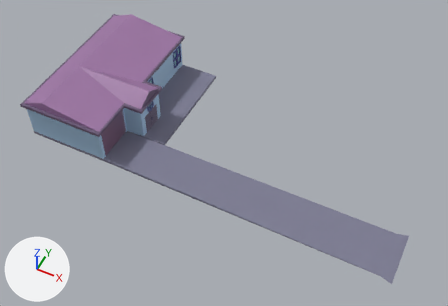
One commit to the FBX model My project/Assets/3DAssets/FinalPrefabs/NewGrannyHouse.fbx: the scene before it, then after it.
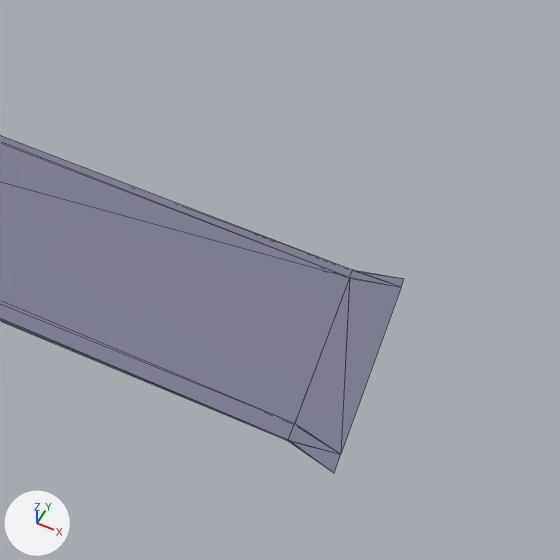
Each version is shown whole from a camera (50 mm lens) standing at (202.8, -280.0, 289.6) and looking at (83.9, -42.2, -7.5), then close up on the part from 69% to 100% of the width and 54% to 100% of the height. The lights are fixed; the arrows at lower left show +X, +Y and +Z. The first two pictures are the older version. The close-ups show mesh edges as thin lines. Where no turn or scale is listed for an object, it has been applied to the vertices. Vertices at exactly the same position are counted once.

Names of what the first close-up shows: 'BaseHouse'.
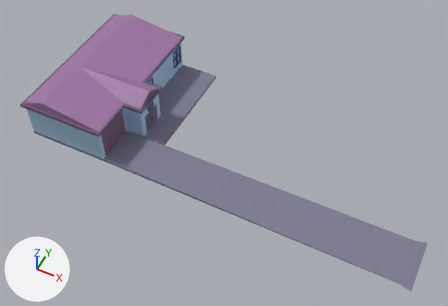
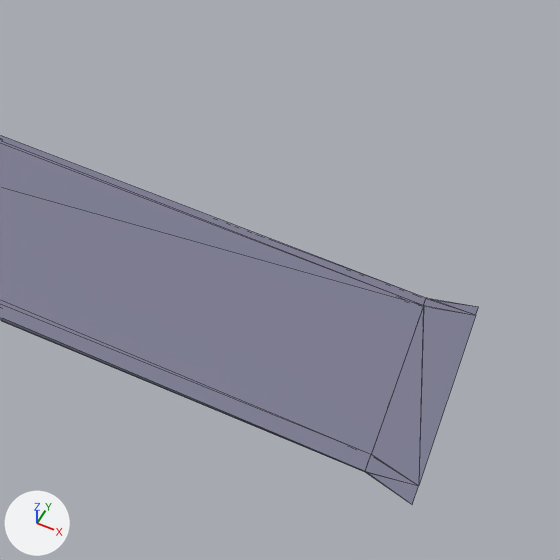
Commit message: fixed driveway

The change, as a diff of the scene's bpy script:
```diff
--- a/My project/Assets/3DAssets/FinalPrefabs/NewGrannyHouse.fbx.py
+++ b/My project/Assets/3DAssets/FinalPrefabs/NewGrannyHouse.fbx.py
@@ me_cube_017 @@
 # used by ob_basehouse; location = (0.0, 0.0, 0.0)
-me_cube_017.from_pydata(...)  # 215 vertices, 474 faces; spans x -41.0..207.0, y -83.0..26.0, z -14.0..12.0
+me_cube_017.from_pydata(...)  # 215 vertices, 474 faces; spans x -41.0..218.0, y -83.0..26.0, z -14.0..12.0
+# me_cube_017 part 1: all 12 vertices in x 200.0..207.0, y -83.0..-47.0, z -14.0 are moved by (11.0, 0.0, 0.0)
 me_cube_017.materials.append(mat_concrete)
```

Pixel boxes (x1, y1, x2, y2) of what changed, in the close-ups (560 x 560 px):
'BaseHouse', reshaped
    before: (0, 135, 404, 473)
    after: (0, 135, 478, 504)
